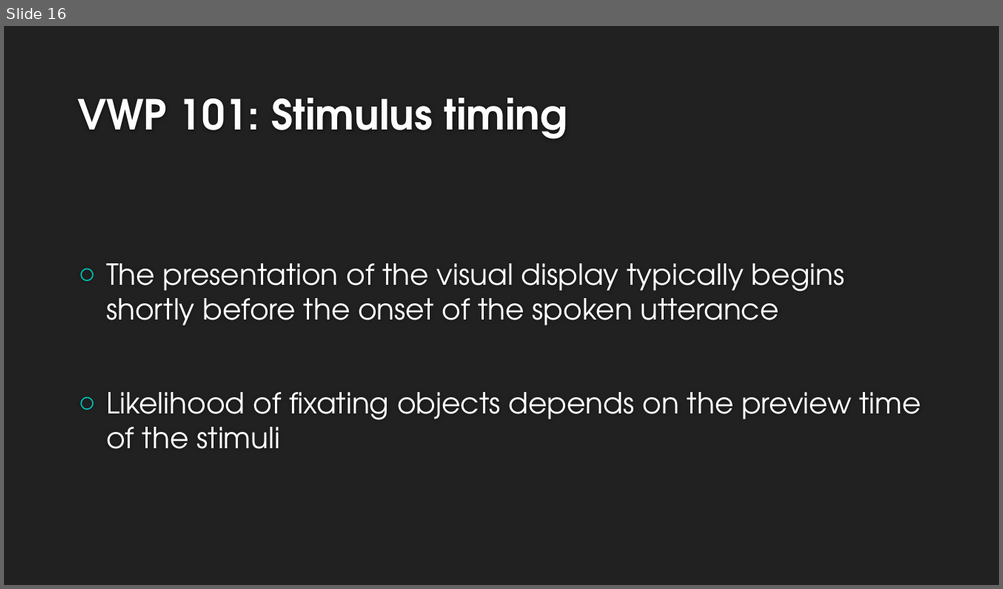
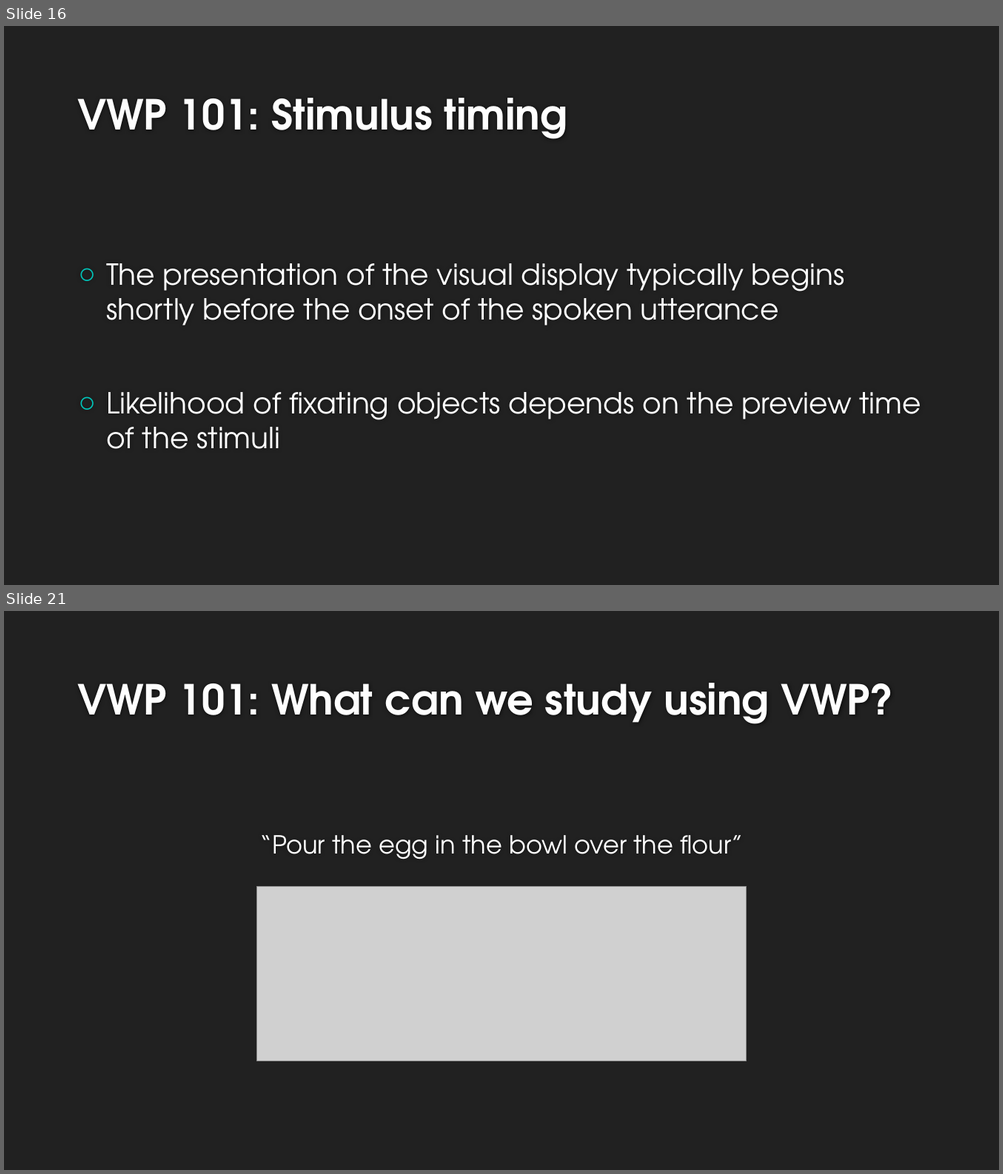
Before and after one commit to allisoct/ETLR23-24, a slide deck: slides/Day3.pptx. Shown one above the other, each under a label of ours: slide 16 before the commit, slides 16 and 21 after it; the slides between them are not shown. The pictures are 1003x589 and 1003x1174 pixels, drawn with LibreOffice and Linux fonts; fonts in the diff are those of the drawing; grey boxes stand for pictures; background and template pictures are left out. Boxes give left, top, right and bottom in pixels: in the first picture for what was removed or moved away, otherwise in the second. Text is boxed around its words. In the diff, an @@ line names an element or a change of style, - is before the commit and + after.

```diff
--- a/slides/Day3.pptx
+++ b/slides/Day3.pptx
@@ slide 21 added at [4, 611, 999, 1170], background #212121 @@
@@ title added at [77, 683, 893, 724], 40 pt, text #FEFEFE, bold @@
+VWP 101: What can we study using VWP?
@@ text added at [259, 835, 743, 860], 24 pt, text #FFFFFF @@
+“Pour the egg in the bowl over the flour”
@@ picture added at [257, 887, 746, 1062] @@
```
Also in this commit, not shown: 2 slides changed, 15 other slides added, 1 slide removed.
